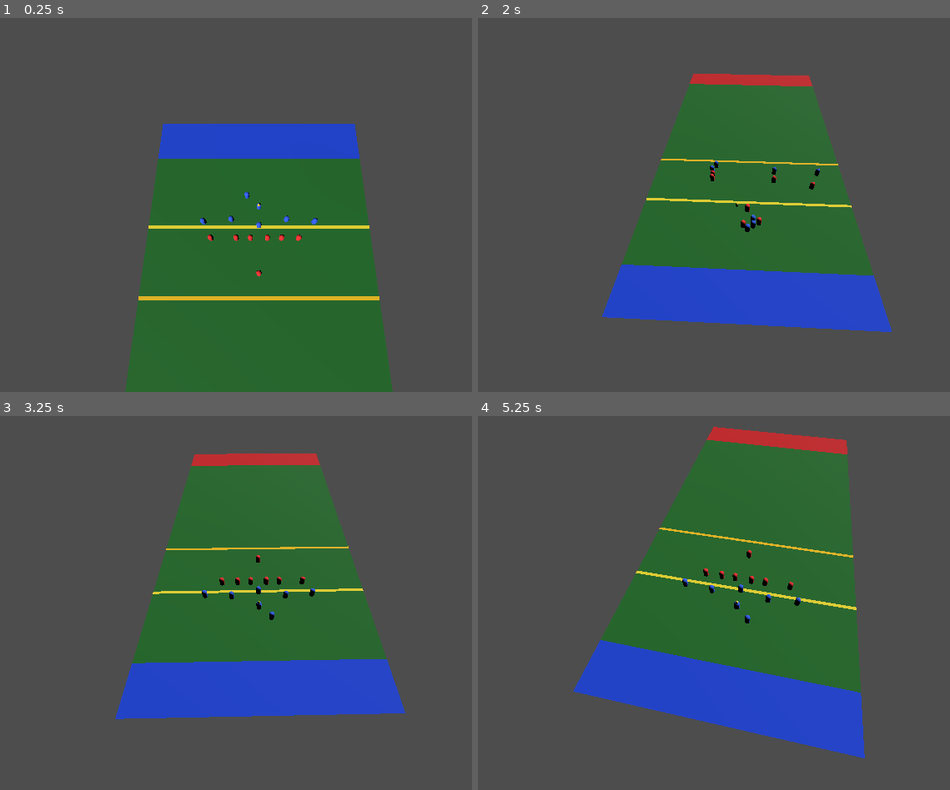
Above: before the commit, frames 1-4 (two rows, left to right).
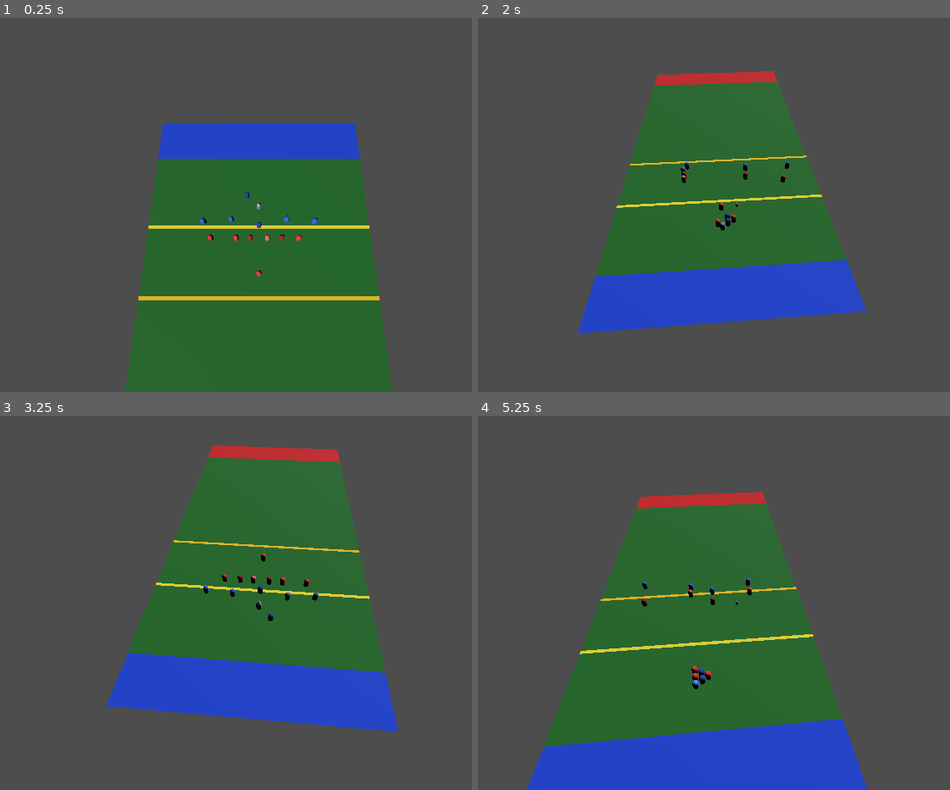
Above: after the commit, the same moments.

Repository: purplekid1/StreetUp
Game: Godot game, scene res://scenes/Main.tscn
Same seed, same stepped clock (60 frames per second), same inputs: the game is played once before the commit and once after it.
Inputs:
- Up to frame 1 (0.25 s): no input
- Up to frame 2 (2 s): no input
- Up to frame 3 (3.25 s): no input
- Up to frame 4 (5.25 s): no input

The runs differ from the first frame. In frame 1, less than 0.1% of the frame differs, in the area x 51-61%, y 46-60%; in frame 2, 11%; in frame 3, 6.5%; in frame 4, 37%, in the area x 10-83%, y 2-100%.

Commit message:
Improve QB targeting and role-based player shades

Diff:
--- a/street-up/scripts/main.gd
+++ b/street-up/scripts/main.gd
@@ -21,6 +21,8 @@
 const CAMERA_HEIGHT := 35.0
 const CAMERA_BACK_OFFSET := 26.0
 const THROW_INTERCEPT_RADIUS := 1.15
+const QB_SHADE_FACTOR := 1.25
+const DEFENDER_SHADE_FACTOR := 0.68
 
 const RECEIVER_INDICES := [0, 1, 5, 6]
 const CENTER_INDEX := 2
@@ -151,11 +153,11 @@
 func _spawn_teams() -> void:
 	for i in TEAM_SIZE:
 		var lane = lerp(-FIELD_HALF_WIDTH + 2.5, FIELD_HALF_WIDTH - 2.5, float(i) / float(max(1, TEAM_SIZE - 1)))
-		var blue := _spawn_player(Color(0.2, 0.4, 1.0, 1.0), Vector3(lane, START_Y, -10.0), "blue", i)
+		var blue := _spawn_player(_player_color("blue", i), Vector3(lane, START_Y, -10.0), "blue", i)
 		blue_team.append(blue)
 		all_players.append(blue)
 
-		var red := _spawn_player(Color(1.0, 0.2, 0.2, 1.0), Vector3(lane, START_Y, 10.0), "red", i)
+		var red := _spawn_player(_player_color("red", i), Vector3(lane, START_Y, 10.0), "red", i)
 		red_team.append(red)
 		all_players.append(red)
 
@@ -393,17 +395,29 @@
 	var best_receiver := -1
 	var best_score := -99999.0
 	var best_target := Vector3.ZERO
+	var qb := offense_team[QB_INDEX]
 	for receiver_id in RECEIVER_INDICES:
 		var receiver := offense_team[receiver_id]
-		var lead_distance = clamp(_player_speed(receiver, true) * 0.28, 1.2, 3.6)
+		var throw_distance := qb.position.distance_to(receiver.position)
+		var travel_time := clamp(throw_distance / BALL_SPEED, 0.12, 0.95)
+		var lead_distance = clamp(_player_speed(receiver, true) * travel_time * 0.9, 1.0, 6.0)
 		var candidate_target := receiver.position + Vector3(0.0, 0.0, offense_direction * lead_distance)
-		var score := receiver.position.z * offense_direction
+		candidate_target.x = clamp(candidate_target.x, -FIELD_HALF_WIDTH + 1.0, FIELD_HALF_WIDTH - 1.0)
+		candidate_target.z = clamp(candidate_target.z, -FIELD_HALF_LENGTH + ENDZONE_DEPTH + 0.5, FIELD_HALF_LENGTH - ENDZONE_DEPTH - 0.5)
+
+		var score := candidate_target.z * offense_direction
 		var defender_id := int(receiver_assignments.get(receiver_id, -1))
 		if defender_id != -1:
-			var separation := receiver.position.distance_to(defense_team[defender_id].position)
-			score += separation * 3.0 * _player_awareness(offense_team[QB_INDEX])
-
-		var lane_penalty := _pass_lane_penalty(offense_team[QB_INDEX].position, candidate_target)
+			var assigned_defender := defense_team[defender_id]
+			var projected_separation := candidate_target.distance_to(assigned_defender.position)
+			score += projected_separation * 4.2 * _player_awareness(qb)
+
+		var closest_contest := _closest_defender_distance_to(candidate_target)
+		score += closest_contest * 2.3
+		if closest_contest < CATCH_RADIUS * 1.7:
+			score -= 45.0
+
+		var lane_penalty := _pass_lane_penalty(qb.position, candidate_target)
 		score -= lane_penalty
 		if abs(receiver.position.x) > FIELD_HALF_WIDTH - 2.0:
 			score -= 2.5
@@ -417,7 +431,6 @@
 	if best_receiver == -1:
 		return
 
-	var qb := offense_team[QB_INDEX]
 	if _pass_lane_penalty(qb.position, best_target) >= 1000.0:
 		return
 
@@ -427,6 +440,14 @@
 	ball_target_pos = best_target
 	ball_velocity = (ball_target_pos - ball.position).normalized() * BALL_SPEED
 	print("%s QB THROW -> WR%d" % [possession.to_upper(), best_receiver])
+
+func _closest_defender_distance_to(target_pos: Vector3) -> float:
+	var best := 9999.0
+	for defender in defense_team:
+		var dist := defender.position.distance_to(target_pos)
+		if dist < best:
+			best = dist
+	return best
 
 func _pass_lane_penalty(from_pos: Vector3, to_pos: Vector3) -> float:
 	var lane := to_pos - from_pos
@@ -647,3 +668,11 @@
 	material.albedo_color = color
 	material.roughness = 0.9
 	return material
+
+func _player_color(team_name: String, role_slot: int) -> Color:
+	var base := Color(0.2, 0.4, 1.0, 1.0) if team_name == "blue" else Color(1.0, 0.2, 0.2, 1.0)
+	if role_slot == QB_INDEX:
+		return base.lightened(clamp(QB_SHADE_FACTOR - 1.0, 0.0, 0.9))
+	if role_slot in RECEIVER_INDICES:
+		return base
+	return base.darkened(clamp(1.0 - DEFENDER_SHADE_FACTOR, 0.0, 0.9))
